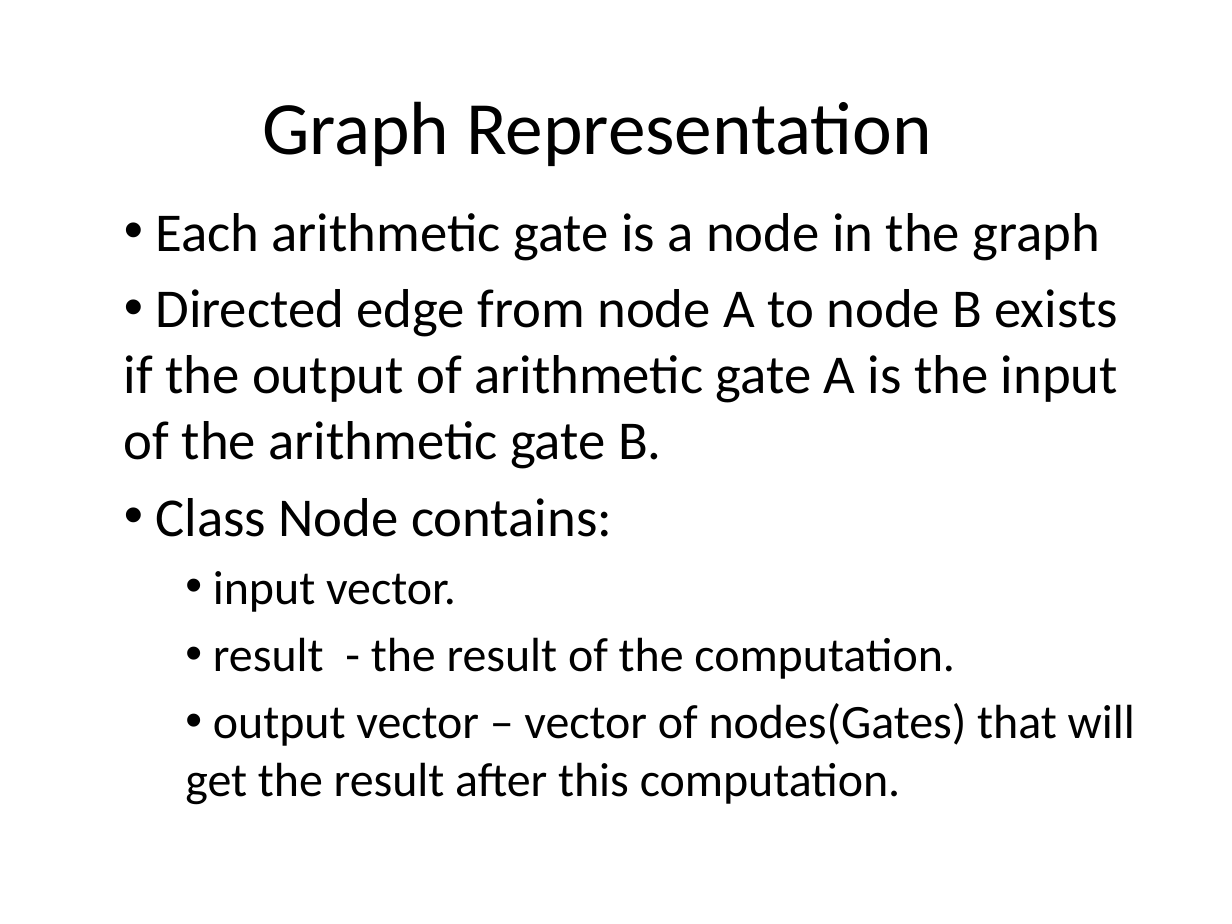
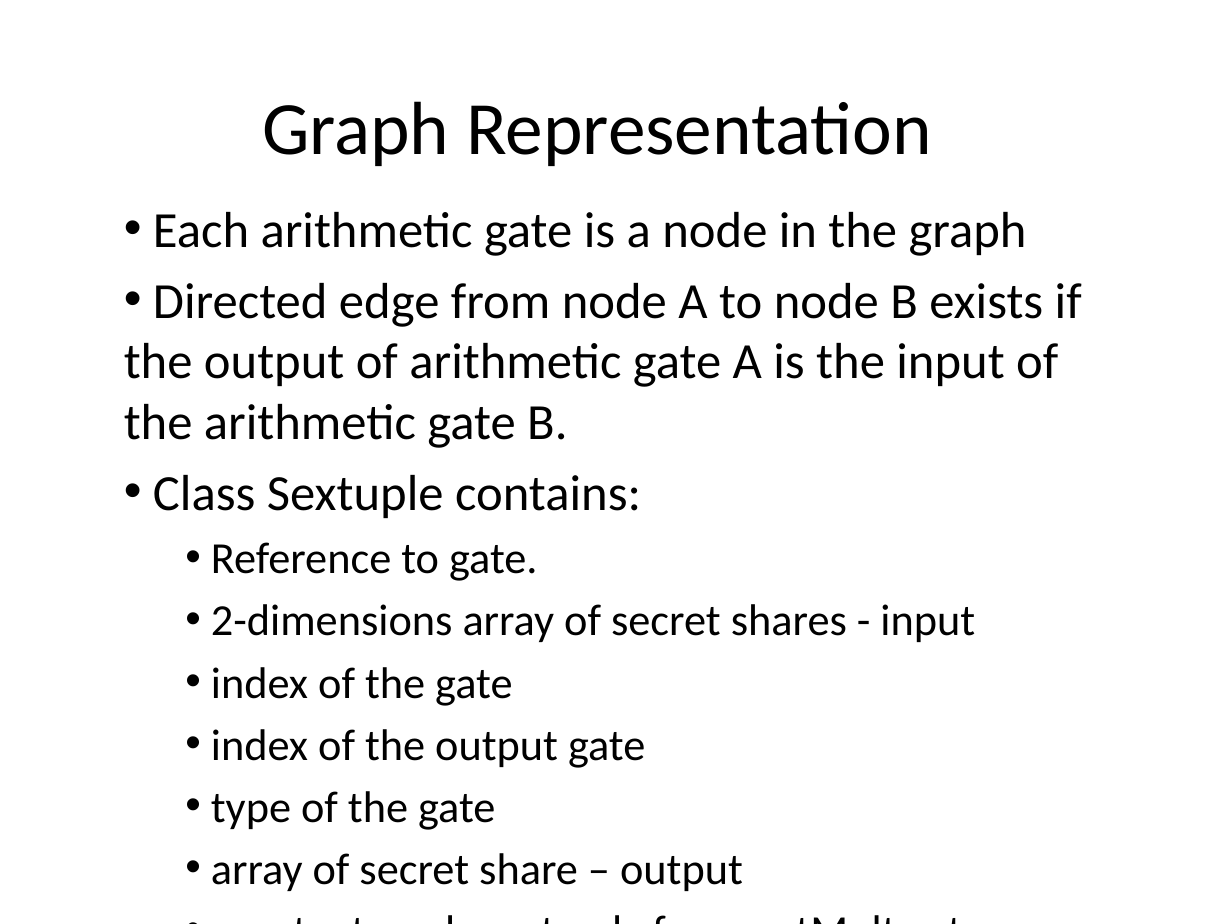
Before and after one commit to yarneo/cryptography-nir-itay-yarden, a slide deck: slide 3 of Cryptography Project - meeting2.pptx. Drawn at 1232x924 pixels with LibreOffice and Linux fonts; fonts in the diff are those of the drawing. Boxes give left, top, right and bottom in pixels: in the first picture for what was removed or moved away, otherwise in the second. Text is boxed around its words. In the diff, an @@ line names an element or a change of style, - is before the commit and + after.

```diff
--- a/Cryptography Project - meeting2.pptx
+++ b/Cryptography Project - meeting2.pptx
@@ subtitle at [124, 212, 1082, 448]: size 32 to 29.6 pt in "Each arithmetic gate is a node in ...", "Directed edge from node A to node ..." @@
@@ subtitle at [153, 475, 975, 891]: text changed; size 28 to 25.9 pt @@
-• Class Node contains:
-  • input vector.
-  • result - the result of the computation.
-  • output vector – vector of nodes(Gates) that will get the result after this computation.
+• Class Sextuple contains:
+  • Reference to gate.
+  • 2-dimensions array of secret shares - input
+  • index of the gate
+  • index of the output gate
+  • type of the gate
+  • array of secret share – output
+  • constant – relevant only for constMult gate
```
Also in this commit, not shown: 2 other slides changed, 2 slides added, 2 slides removed.
